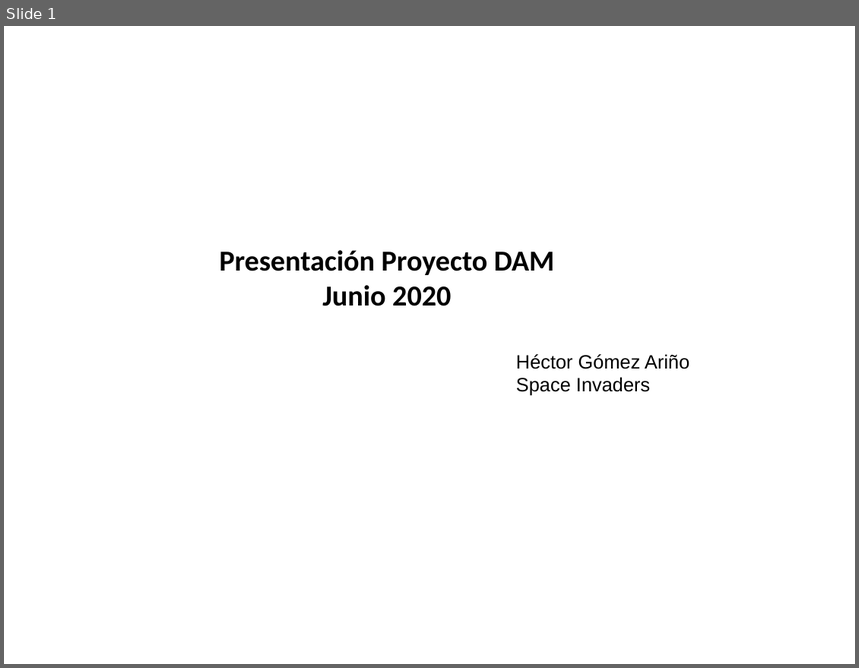
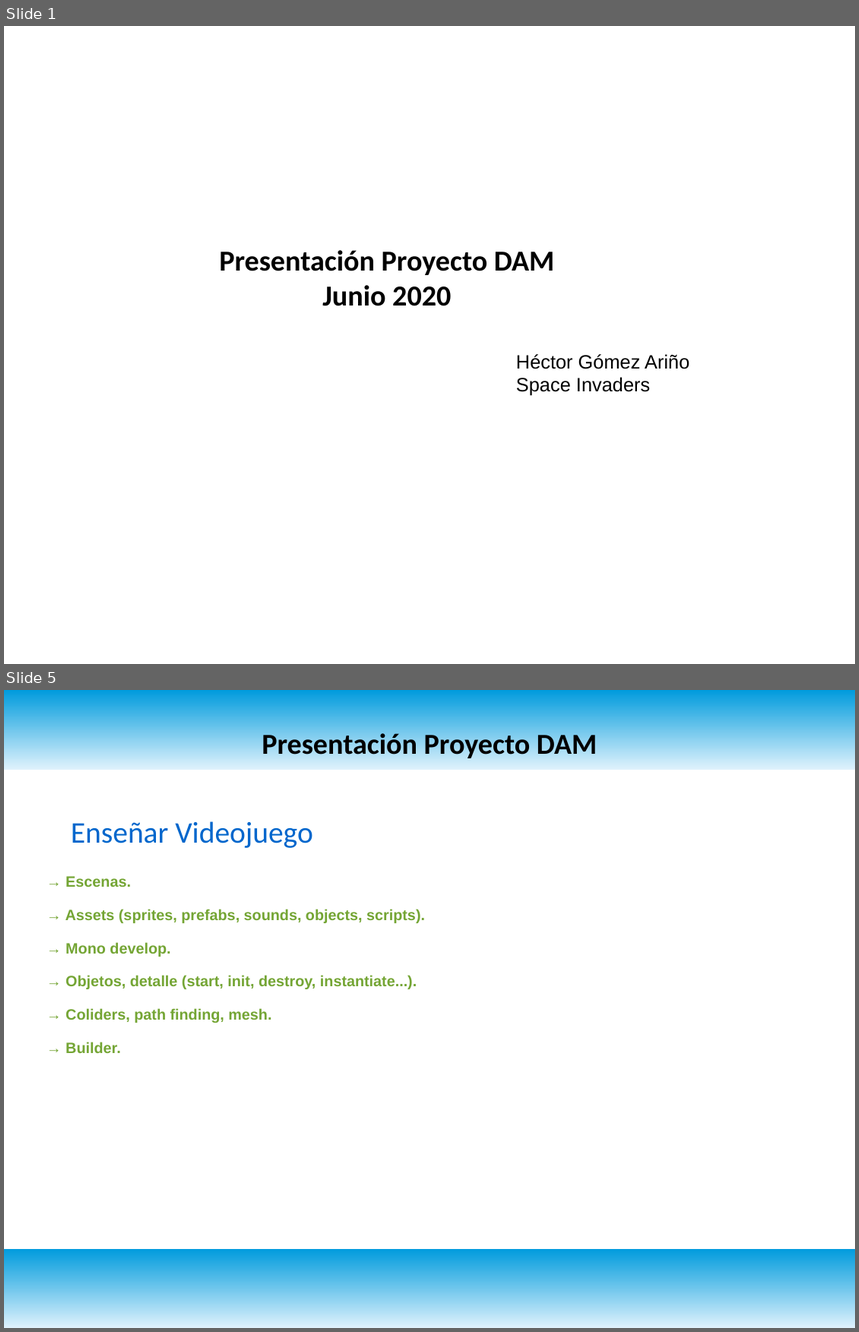
Before and after one commit to hectorgomezarino/ProyectoDAM, a slide deck: PresentaciónProyecto.odp. Shown one above the other, each under a label of ours: slide 1 before the commit, slides 1 and 5 after it; the slides between them are not shown. The pictures are 859x668 and 859x1332 pixels, drawn with LibreOffice and Linux fonts; fonts in the diff are those of the drawing; background and template pictures are left out. Boxes give left, top, right and bottom in pixels: in the first picture for what was removed or moved away, otherwise in the second. Text is boxed around its words. In the diff, an @@ line names an element or a change of style, - is before the commit and + after.

```diff
--- a/PresentaciónProyecto.odp
+++ b/PresentaciónProyecto.odp
@@ slide 5 added at box(4, 690, 855, 1328), background #FFFFFF @@
@@ rectangle added at box(4, 690, 855, 770), fill gradient #DFF2FC to #009BDD @@
@@ title added at box(262, 733, 598, 761), 27 pt, text #000000, bold @@
+Presentación Proyecto DAM
@@ text added at box(71, 821, 313, 848), 28 pt, text #0066CC @@
+Enseñar Videojuego
@@ text added at box(66, 876, 425, 1053), 14 pt, text #74A534, bold @@
+→ Escenas.
+→ Assets (sprites, prefabs, sounds, objects, scripts).
+→ Mono develop.
+→ Objetos, detalle (start, init, destroy, instantiate...).
+→ Coliders, path finding, mesh.
+→ Builder.
@@ rectangle added at box(4, 1249, 855, 1328), fill gradient #DFF2FC to #009BDD @@
```
Also in this commit, not shown: 3 slides changed, 4 other slides added, 1 other file.
